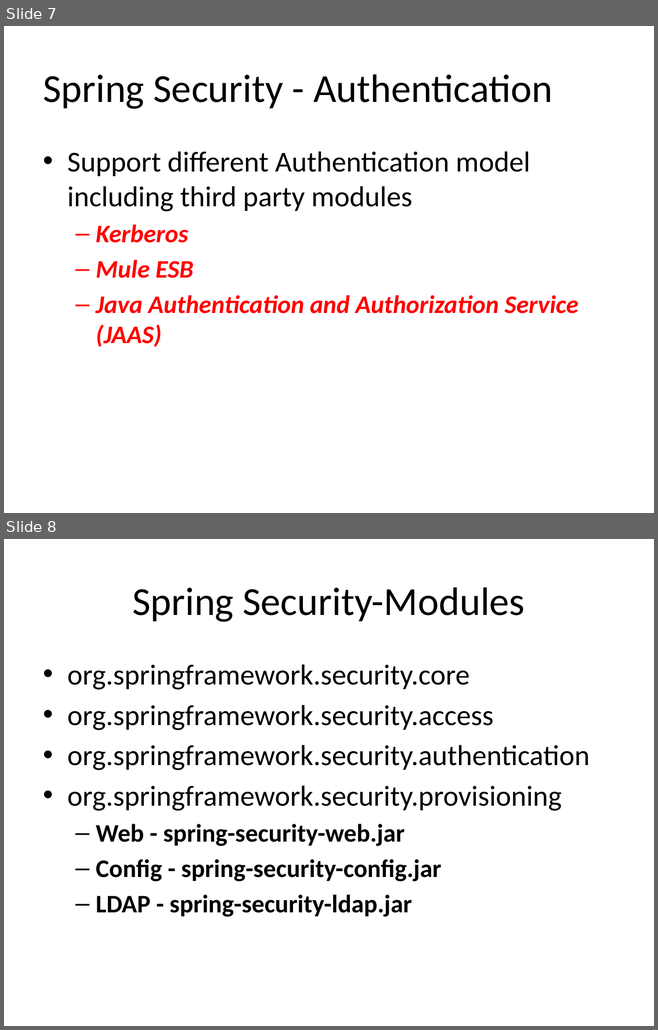
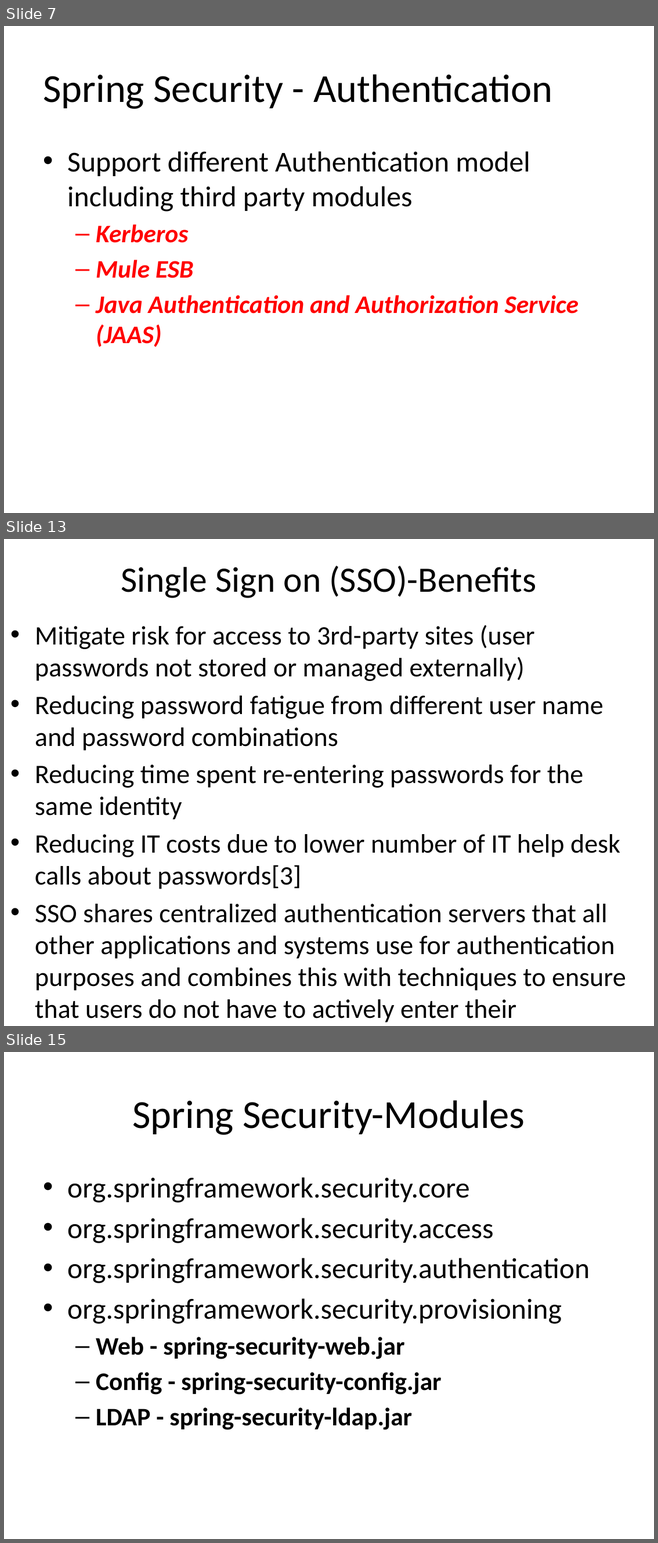
Before and after one commit to xbblcjx/projectdetails, a slide deck: SpringSecurity.pptx. Shown one above the other, each under a label of ours: slides 7 and 8 before the commit, slides 7, 13 and 15 after it; the slides between them are not shown. The pictures are 658x1030 and 658x1543 pixels, drawn with LibreOffice and Linux fonts; fonts in the diff are those of the drawing. Boxes give left, top, right and bottom in pixels: in the first picture for what was removed or moved away, otherwise in the second. Text is boxed around its words. In the diff, an @@ line names an element or a change of style, - is before the commit and + after.

```diff
--- a/SpringSecurity.pptx
+++ b/SpringSecurity.pptx
@@ slide 13 added at bbox=[4, 539, 654, 1026], background #FFFFFF @@
@@ title added at bbox=[121, 566, 536, 598], 39.6 pt, text #000000 @@
+Single Sign on (SSO)-Benefits
@@ text added at bbox=[35, 625, 626, 1023], 29.6 pt, text #000000 @@
+• Mitigate risk for access to 3rd-party sites (user passwords not stored or managed externally)
+• Reducing password fatigue from different user name and password combinations
+• Reducing time spent re-entering passwords for the same identity
+• Reducing IT costs due to lower number of IT help desk calls about passwords[3]
+• SSO shares centralized authentication servers that all other applications and systems use for authentication purposes and combines this with techniques to ensure that users do not have to actively enter their credentials more than once.
@@ what was slide 8 is now slide 15 @@
```
Also in this commit, not shown: 8 other slides added.
